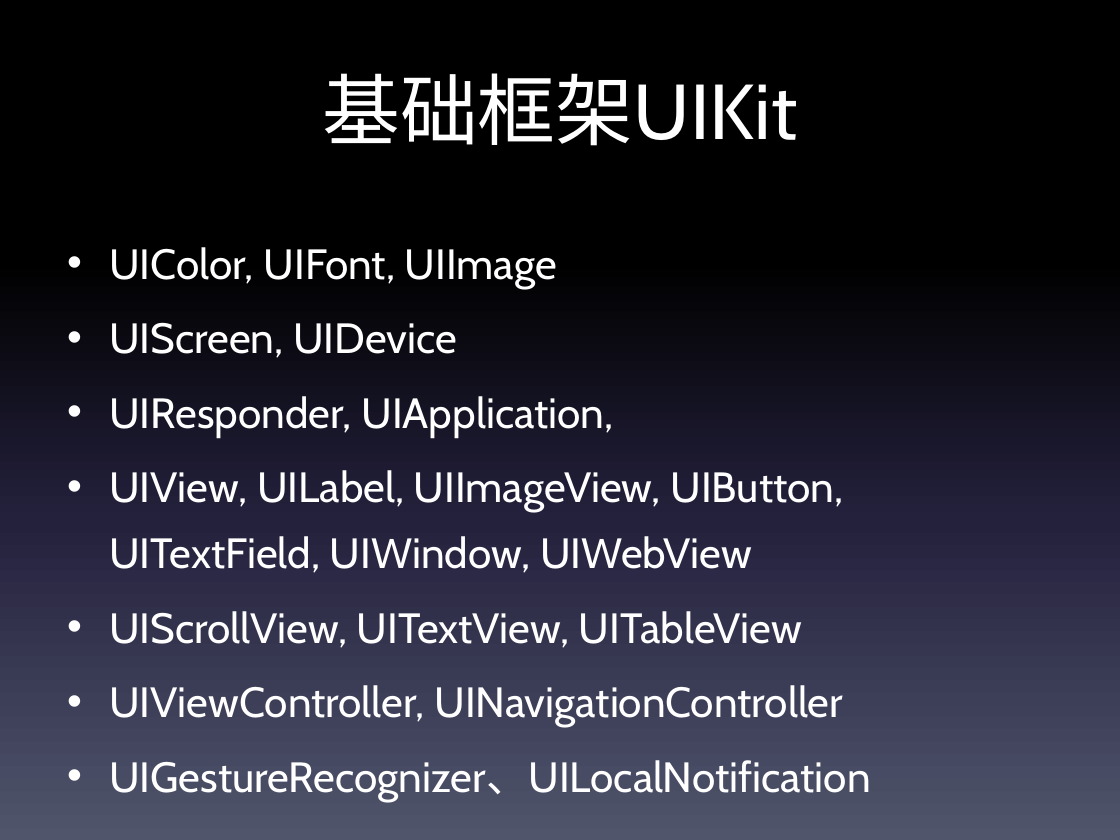
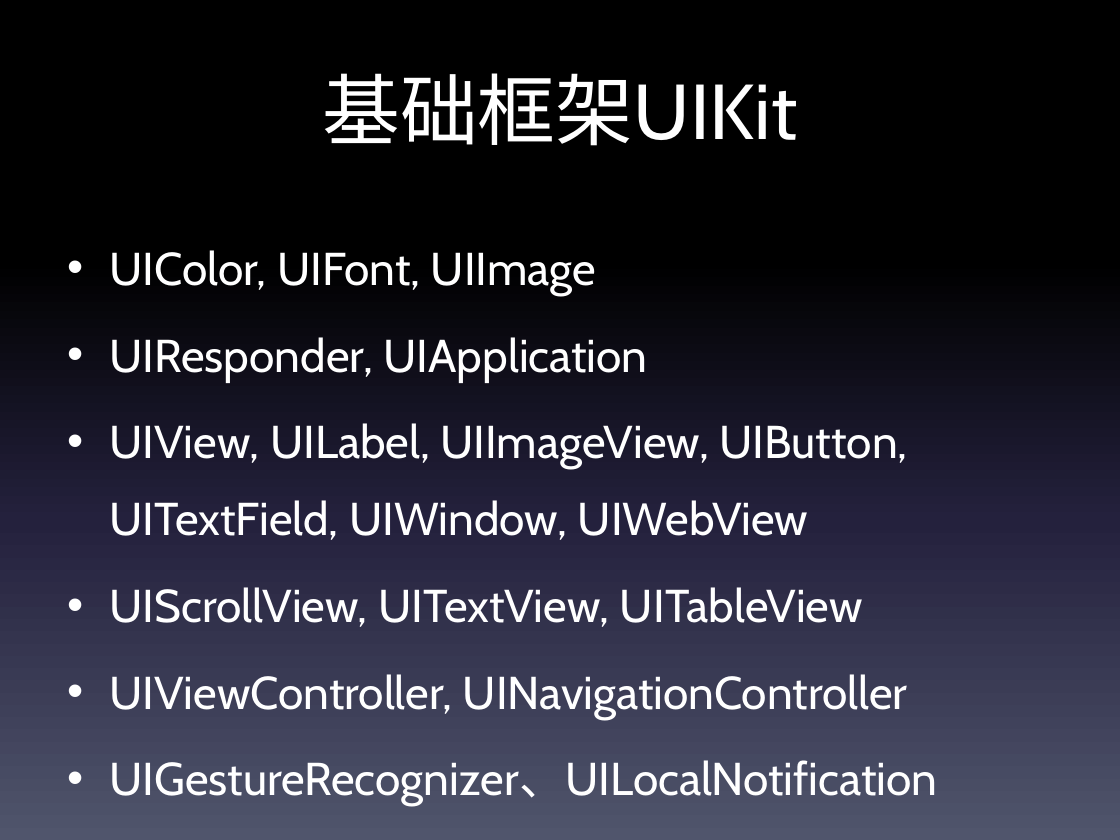
Before and after one commit to 394771176/iOS, a slide deck: slide 7 of iOS入门分享/iOS实战入门.pptx. Drawn at 1120x840 pixels with LibreOffice and Linux fonts; fonts in the diff are those of the drawing. Boxes give left, top, right and bottom in pixels: in the first picture for what was removed or moved away, otherwise in the second. Text is boxed around its words. In the diff, an @@ line names an element or a change of style, - is before the commit and + after.

```diff
--- a/iOS入门分享/iOS实战入门.pptx
+++ b/iOS入门分享/iOS实战入门.pptx
@@ text at [109, 250, 937, 806]: size 27.2 to 29.6 pt in "UIColor, UIFont, UIImage", "UIView, UILabel, UIImageView, UIButton, UITextField, UIWindo ...", "UIScrollView, UITextView, UITableView", "UIViewController, UINavigationController" and 1 more places; line spacing 1.3 to 1.4 @@
@@ text at [109, 337, 647, 383]: text changed; size 27.2 to 29.6 pt @@
-• UIScreen, UIDevice
-• UIResponder, UIApplication,
+• UIResponder, UIApplication
```
Also in this commit, not shown: 6 other slides changed, 1 slide added, 14 other files.
